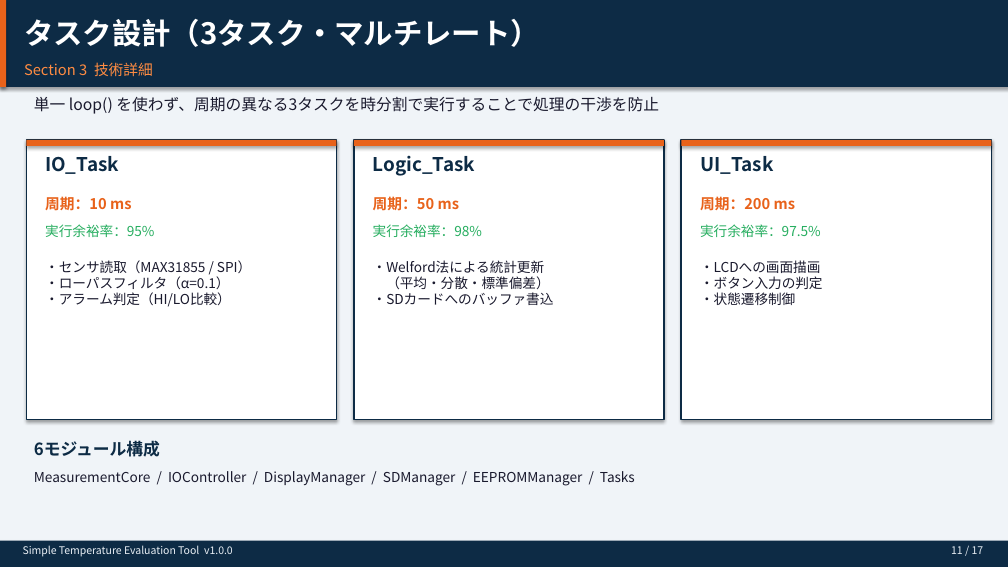
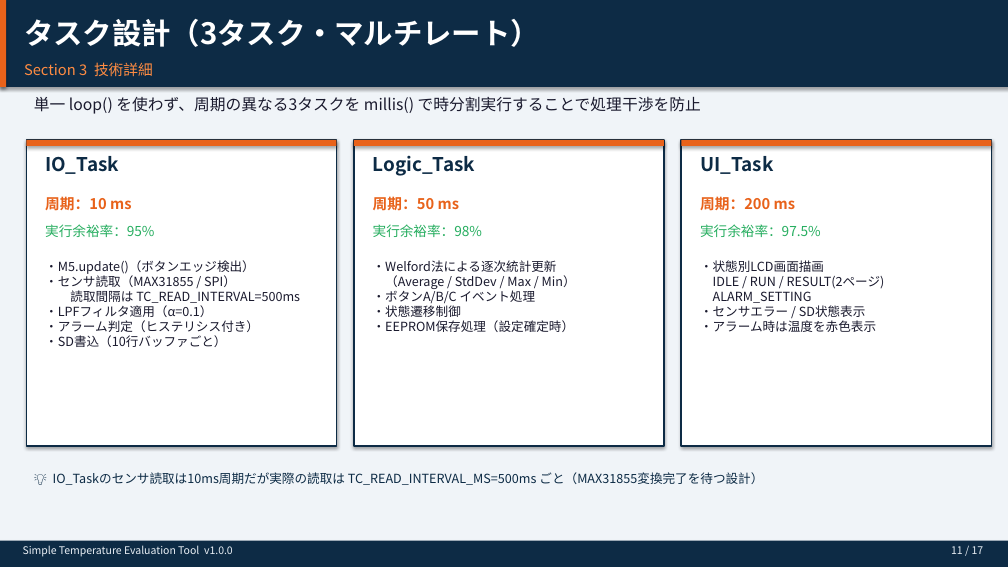
Before and after one commit to ShimanoN/Simple-Temperature-Evaluation-Tool, a slide deck: slide 11 of docs/career/Simple_Temp_Tool_Overview.pptx. Drawn at 1008x567 pixels with LibreOffice and Linux fonts; fonts in the diff are those of the drawing. Boxes give left, top, right and bottom in pixels: in the first picture for what was removed or moved away, otherwise in the second. Text is boxed around its words. In the diff, an @@ line names an element or a change of style, - is before the commit and + after.

Commit message:
fix: PPTXを最新実装に合わせて全面改訂
主な修正点:
- Slide 5: センサ読取周期 10ms500ms に訂正、3ボタン操作として正確に記載
- Slide 6: 起動手順の表記を実コードに合わせて更新（500ms更新SDリトライ等）
- Slide 7: ALARM_SETTING を4番目の状態として追加、BtnA/B/C の完全な操作マトリックスに更新
- Slide 8: 長押し操作（存在しない）を削除し BtnB/C/A の短押し手順に全面変更
           アラーム発報テーブルにスピーカー音(HI:2kHz/LO:1kHz)、ヒステリシス5を追記
           デフォルト値 HI=600C / LO=400C を明記
- Slide 9: CSV列名を実際の10列定義に全面更新
           (ElapsedSec,Temp_C,State,Samples,Average_C,StdDev_C,Max_C,Min_C,HI_ALARM,LO_ALARM)
           ファイル命名を DATA_0000.csv (0始まり) に訂正
- Slide 11: IO_Task説明にTC_READ_INTERVAL=500msヒステリシスSDバッファ詳細を追記
            Logic_Task/UI_Task のボタン処理4状態対応を正確に記載
- Slide 12: LPFの適用タイミング(500ms毎)、FILTER_ALPHA=0.1の定数名、初期化挙動を訂正
            ヒステリシスアラーム判定の説明を追加

```diff
--- a/docs/career/Simple_Temp_Tool_Overview.pptx
+++ b/docs/career/Simple_Temp_Tool_Overview.pptx
@@ text at (34, 96, 701, 114): text changed @@
-単一 loop() を使わず、周期の異なる3タスクを時分割で実行することで処理の干渉を防止
+単一 loop() を使わず、周期の異なる3タスクを millis() で時分割実行することで処理干渉を防止
@@ rectangle: place and size @@
-rectangle at (26, 140, 337, 420)
+rectangle at (26, 140, 337, 446)
@@ rectangle: place and size @@
-rectangle at (354, 140, 664, 420)
+rectangle at (354, 140, 664, 446)
@@ rectangle: place and size @@
-rectangle at (681, 140, 991, 420)
+rectangle at (681, 140, 991, 446)
@@ text at (45, 260, 300, 347): text changed; size 13 to 12 pt @@
-・センサ読取（MAX31855 / SPI）
-・ローパスフィルタ（α=0.1）
-・アラーム判定（HI/LO比較）
+・M5.update()（ボタンエッジ検出）
+・センサ読取（MAX31855 / SPI）
+読取間隔は TC_READ_INTERVAL=500ms
+・LPFフィルタ適用（α=0.1）
+・アラーム判定（ヒステリシス付き）
+・SD書込（10行バッファごと）
@@ text at (373, 260, 576, 332): text changed; size 13 to 12 pt @@
-・Welford法による統計更新
-（平均・分散・標準偏差）
-・SDカードへのバッファ書込
+・Welford法による逐次統計更新
+（Average / StdDev / Max / Min）
+・ボタンA/B/C イベント処理
+・状態遷移制御
+・EEPROM保存処理（設定確定時）
@@ text at (700, 260, 885, 332): text changed; size 13 to 12 pt @@
-・LCDへの画面描画
-・ボタン入力の判定
-・状態遷移制御
+・状態別LCD画面描画
+IDLE / RUN / RESULT(2ページ)
+ALARM_SETTING
+・センサエラー / SD状態表示
+・アラーム時は温度を赤色表示
@@ text removed at (34, 440, 160, 457) @@
-6モジュール構成
@@ text at (53, 472, 763, 485): text changed; size 13 to 12 pt; text colour #1A1A2E to #0D2B45 @@
-MeasurementCore / IOController / DisplayManager / SDManager / EEPROMManager / Tasks
+💡 IO_Taskのセンサ読取は10ms周期だが実際の読取は TC_READ_INTERVAL_MS=500ms ごと（MAX31855変換完了を待つ設計）
```
Also in this commit, not shown: 6 other slides changed, 1 other file.
